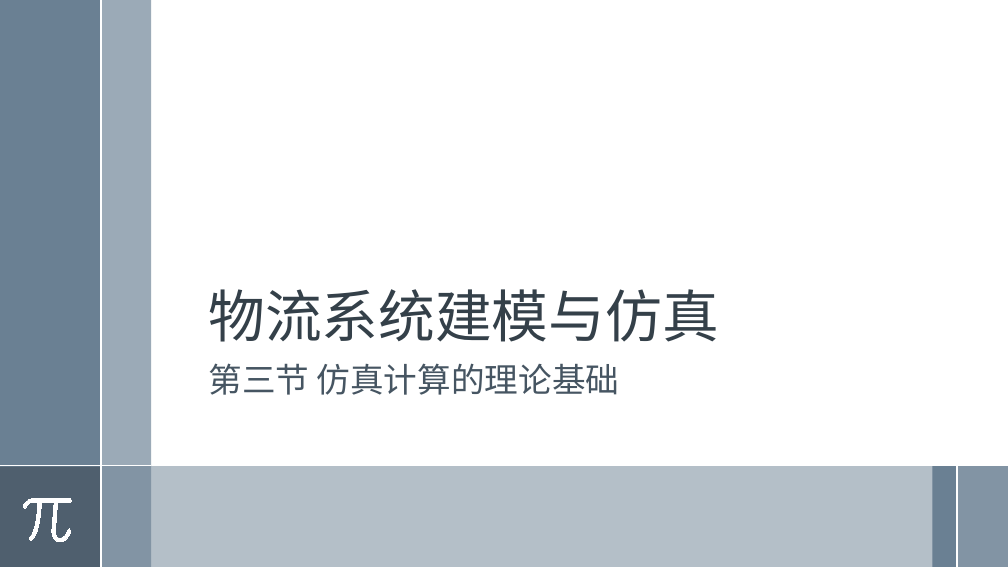
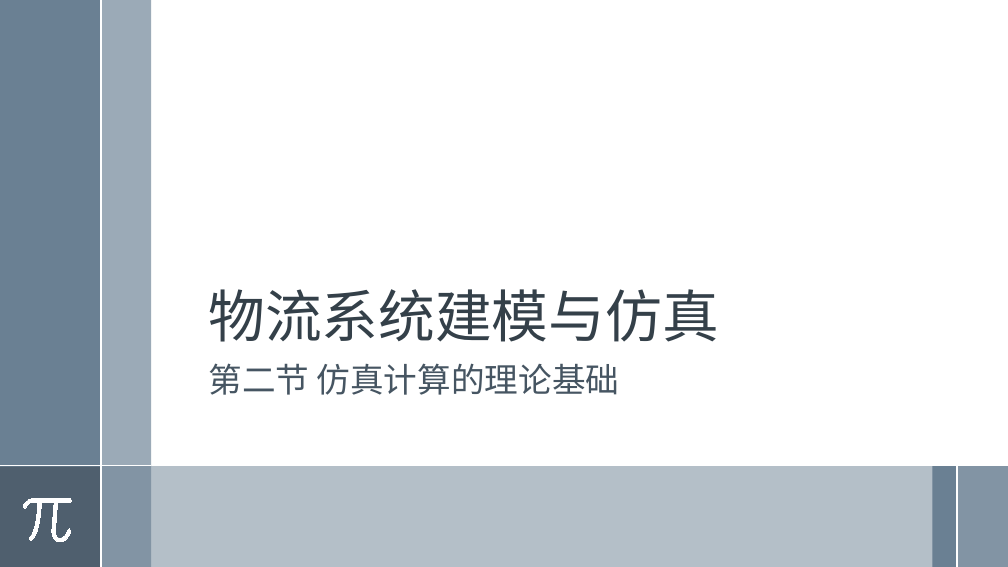
Before and after one commit to exoplanetX/SystemDynamics, a slide deck: slide 1 of 系统仿真-2-计算基础.pptx. Drawn at 1008x567 pixels with LibreOffice and Linux fonts; fonts in the diff are those of the drawing. Boxes give left, top, right and bottom in pixels: in the first picture for what was removed or moved away, otherwise in the second. Text is boxed around its words. In the diff, an @@ line names an element or a change of style, - is before the commit and + after.

```diff
--- a/系统仿真-2-计算基础.pptx
+++ b/系统仿真-2-计算基础.pptx
@@ subtitle at box(208, 363, 620, 395): text changed @@
-第三节 仿真计算的理论基础
+第二节 仿真计算的理论基础
```
Also in this commit, not shown: 2 other files.
